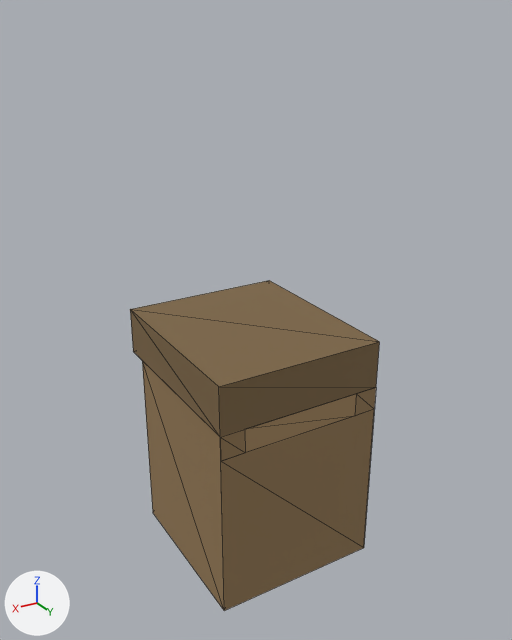
An edit to the glTF model assets/interiores/reloj_pie_encina_01.glb, drawn before and after from the same camera.
One viewpoint serves both versions: a camera (50 mm lens) standing at (0.988, 1.558, 1.538) and looking at (0.021, -0.053, 0.732). Lighting does not change. The marker at lower left points along +X, +Y and +Z. The first picture is the older version. Mesh edges are drawn as thin lines. Vertices at exactly the same position are counted once.

Objects in the first picture: 'reloj_pie_encina'.
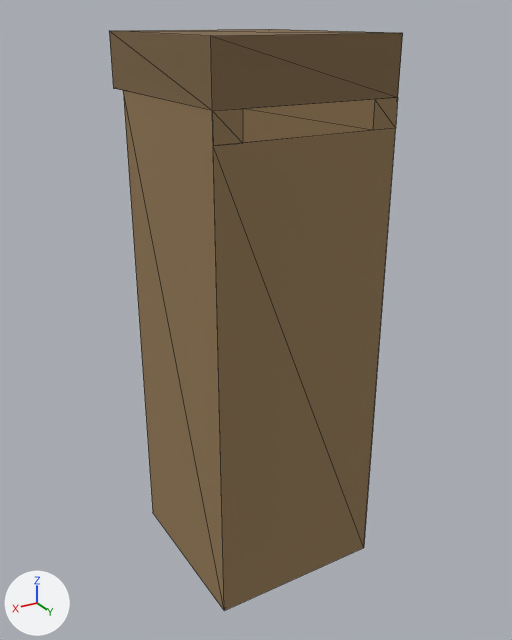
Location of each change, (x1, y1, x2, y2) in pixels of the pictures (512 x 640 px):
```json
{"object": "reloj_pie_encina", "change": "reshaped", "before": [130, 280, 380, 611], "after": [109, 29, 403, 611], "on screen": "18% wider, 76% taller"}
```

Scene script edits in JSON lines:
```json
{"block": "me_reloj_pie_encina", "where": "# used by ob_reloj_pie_encina; location = (0.0, 0.0, 0.0)"}
{"op": "remove", "block": "me_reloj_pie_encina", "code": "me_reloj_pie_encina.from_pydata(...)  # 20 vertices, 28 faces; spans x -0.214..0.286, y -0.357..0.214, z 0.0..0.714"}
{"op": "add", "block": "me_reloj_pie_encina", "code": "me_reloj_pie_encina.from_pydata(...)  # 20 vertices, 28 faces; spans x -0.214..0.286, y -0.357..0.214, z 0.0..1.5"}
{"block": "me_reloj_pie_encina", "change": "me_reloj_pie_encina part 1: all 16 vertices in x -0.214..0.286, y -0.357..0.214, z 0.5..0.714 are moved by (0.0, 0.0, 0.786)"}
```
